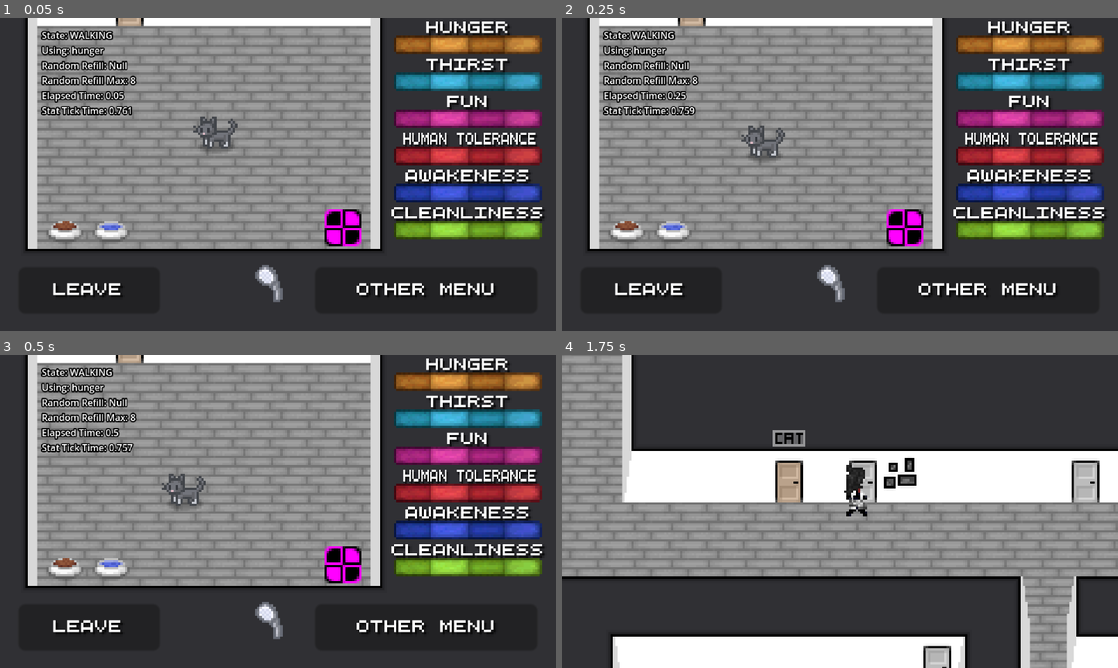
Above: before the commit, frames 1-4 (two rows, left to right).
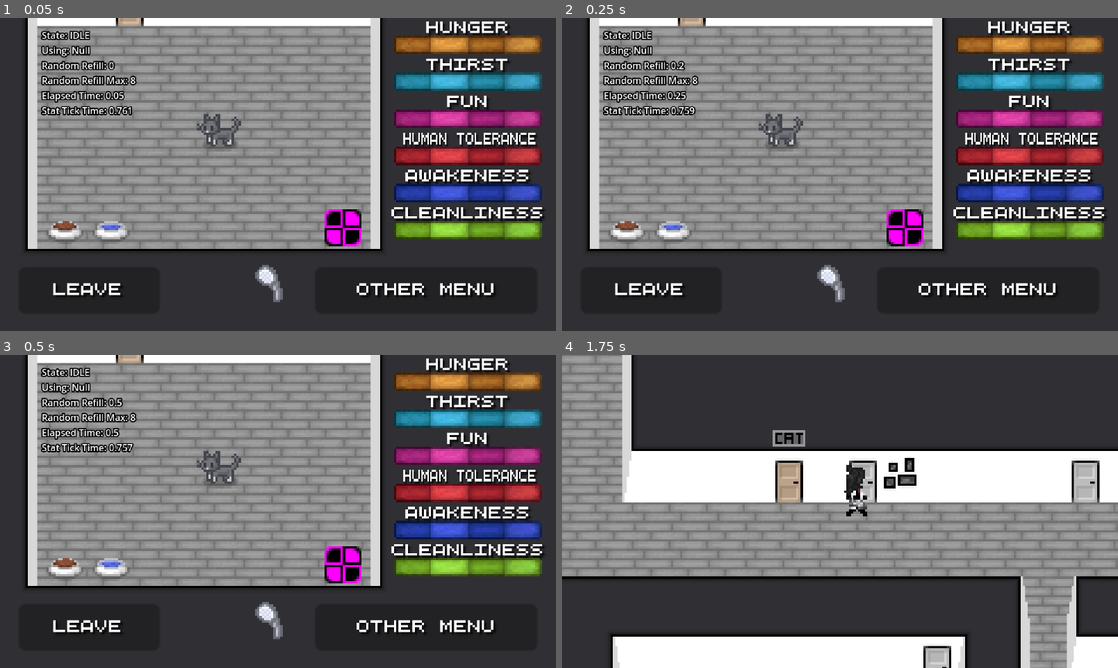
Above: after the commit, the same moments.

Repository: Theooolone/m-game
Game: Godot game, scene res://scenes/catsim/cat_sim.tscn
The game is run twice, just before and just after one commit, with the same random seed, the same clock (stepped at 60 frames per second) and the same inputs. This scene is started directly instead of the project's main scene.
Inputs (mouse positions are in pixels of both pictures, inside the frame that each line leads up to):
- Up to frame 1 (0.05 s): no input
- Up to frame 2 (0.25 s): no input
- Up to frame 3 (0.5 s): no input
- Up to frame 4 (1.75 s): click "Leave" at 0.5 s; tap Enter at 1.25 s; move the mouse to (962, 495) at 1.27 s; hold Right (right) from 1.28 s (still down); click (962, 495) at 1.35 s

The runs differ from the first frame. In frame 1, 0.8% of the frame differs, in the area x 12-44%, y 4-44%; in frame 2, 1.3%; in frame 3, 1.4%, in the area x 12-44%, y 4-50%; in frame 4, nothing differs.

Commit message:
Removed debug line of code

Diff:
--- a/scripts/Cat.gd
+++ b/scripts/Cat.gd
@@ -287,8 +287,6 @@
 	new_stat("awakeness", $Awakeness, $Bed, sleep_start, sleep, null, 64, 10)
 	new_stat("cleanliness", $Cleanliness)
 
-	# Debug
-	refill_stat("hunger")
 
 	if OS.is_debug_build():
 		$Debug.show()
